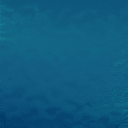
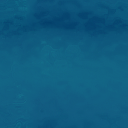
Layers edited between the first and the second 128×128 image:
painted on "Layer 2" over [0,0,128,128]
